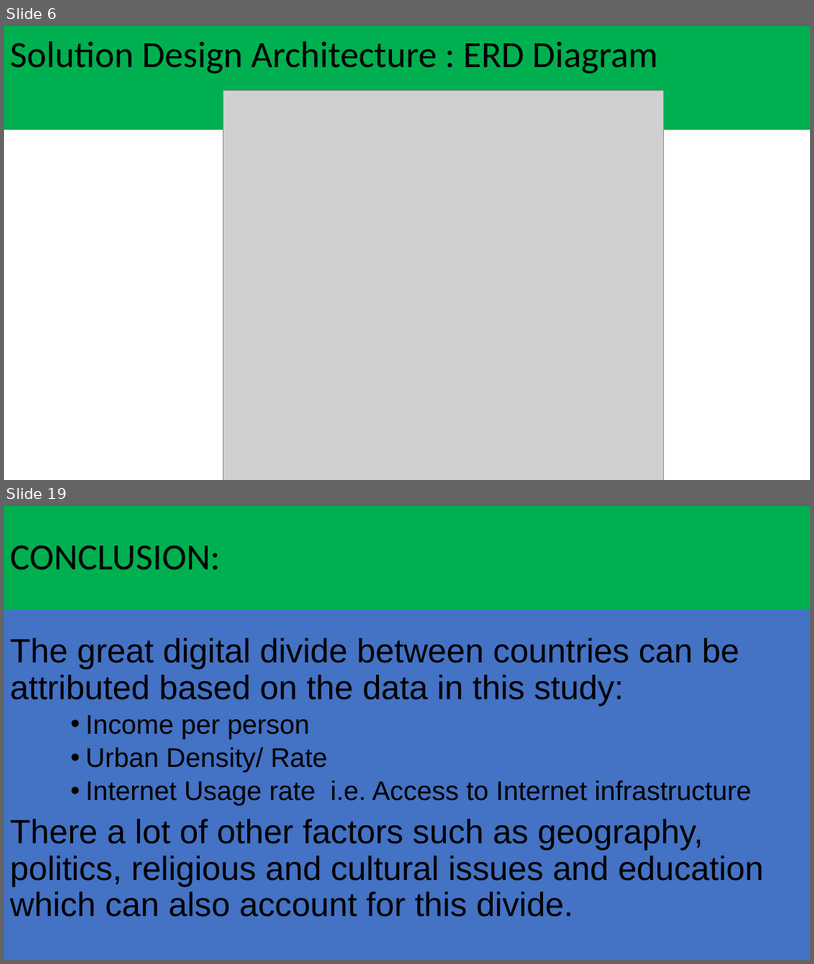
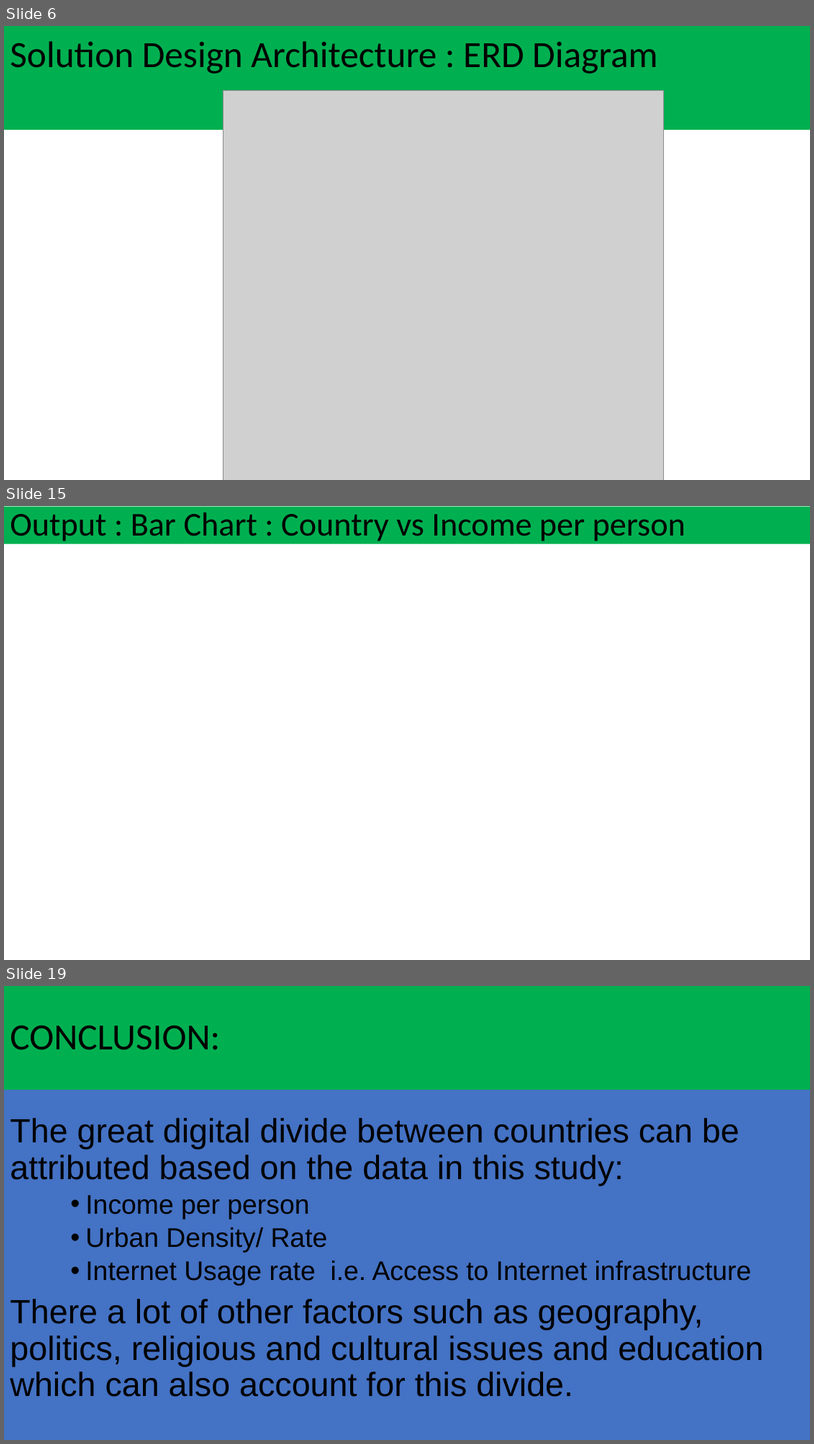
Before and after one commit to andydw2022/Project2_Digital_Divide, a slide deck: Project_Digital_Divide.pptx. Shown one above the other, each under a label of ours: slides 6 and 19 before the commit, slides 6, 15 and 19 after it; the slides between them are not shown. The pictures are 814x964 and 814x1444 pixels, drawn with LibreOffice and Linux fonts; fonts in the diff are those of the drawing; grey boxes stand for pictures; background and template pictures are left out. Boxes give left, top, right and bottom in pixels: in the first picture for what was removed or moved away, otherwise in the second. Text is boxed around its words. In the diff, an @@ line names an element or a change of style, - is before the commit and + after.

```diff
--- a/Project_Digital_Divide.pptx
+++ b/Project_Digital_Divide.pptx
@@ slide 15 added at <box>4,506,810,960</box>, background picture (left out) @@
@@ title added at <box>4,507,810,544</box>, fill #00B050, 39.6 pt, text #000000 @@
+Output : Bar Chart : Country vs Income per person
```
Also in this commit, not shown: 3 slides changed, 8 other slides added, 9 slides removed, 1 other file.
